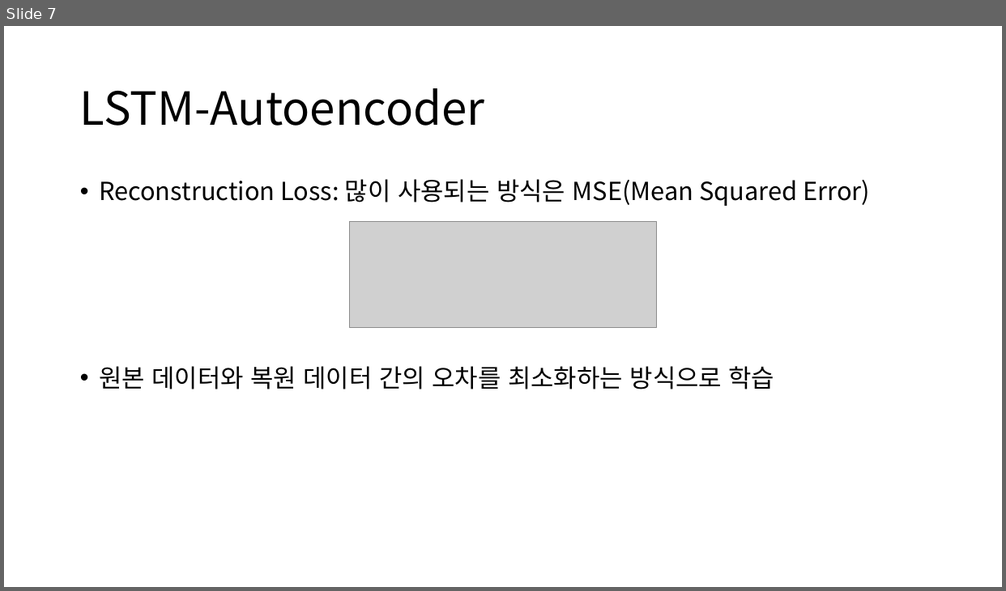
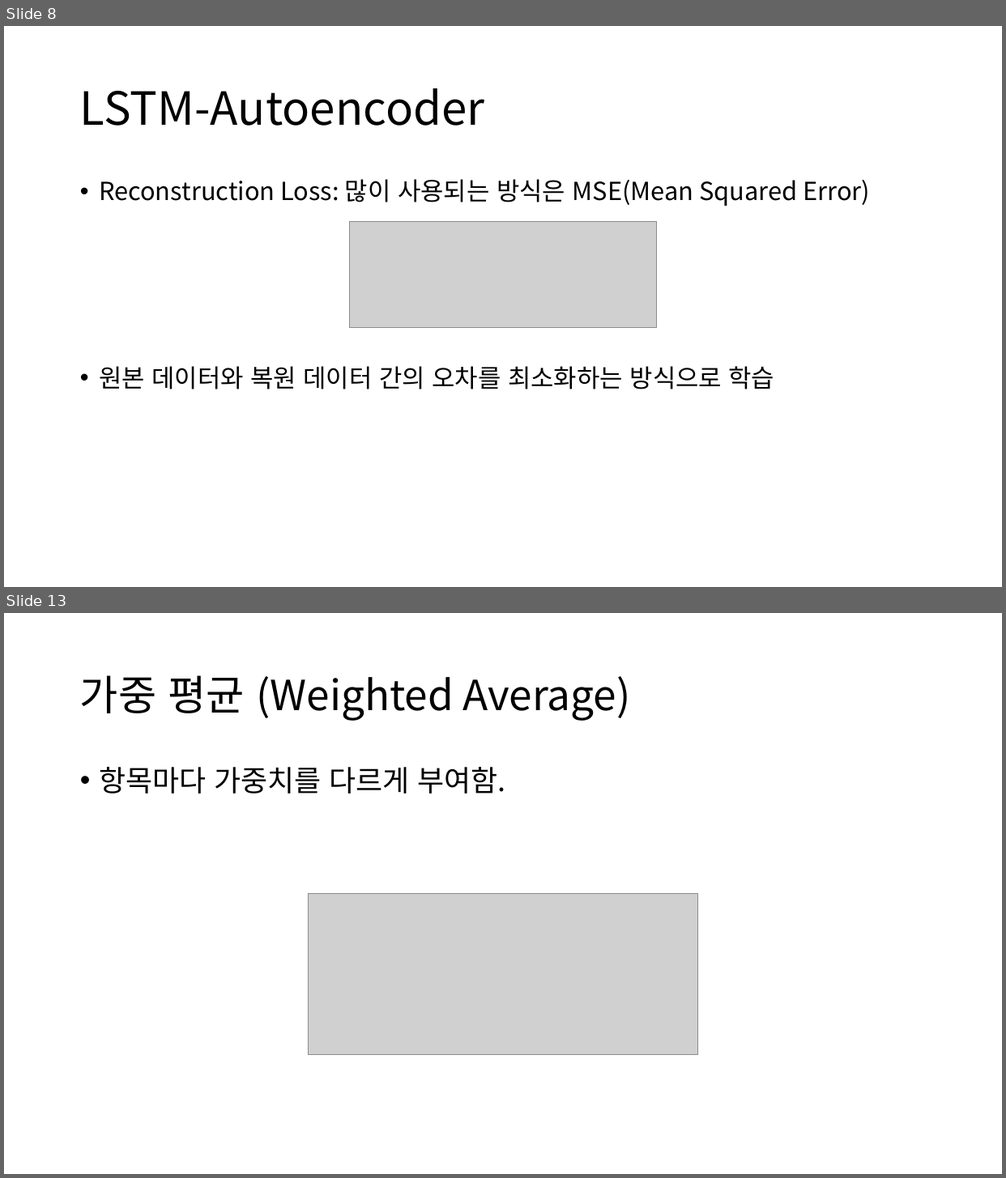
Before and after one commit to Noaplex/capstone, a slide deck: 캡스톤디자인 3주차.pptx. Shown one above the other, each under a label of ours: slide 7 before the commit, slides 8 and 13 after it; the slides between them are not shown. The pictures are 1006x591 and 1006x1178 pixels, drawn with LibreOffice and Linux fonts; fonts in the diff are those of the drawing; grey boxes stand for pictures. Boxes give left, top, right and bottom in pixels: in the first picture for what was removed or moved away, otherwise in the second. Text is boxed around its words. In the diff, an @@ line names an element or a change of style, - is before the commit and + after.

```diff
--- a/캡스톤디자인 3주차.pptx
+++ b/캡스톤디자인 3주차.pptx
@@ slide 13 added at [4, 613, 1002, 1174], background #FFFFFF @@
@@ title added at [80, 675, 630, 721], 40 pt, text #000000 @@
+가중 평균 (Weighted Average)
@@ text added at [99, 767, 505, 794], 28 pt, text #000000 @@
+• 항목마다 가중치를 다르게 부여함.
@@ picture added at [309, 894, 698, 1054] @@
@@ what was slide 7 is now slide 8 @@
```
Also in this commit, not shown: 3 slides changed, 6 other slides added.
